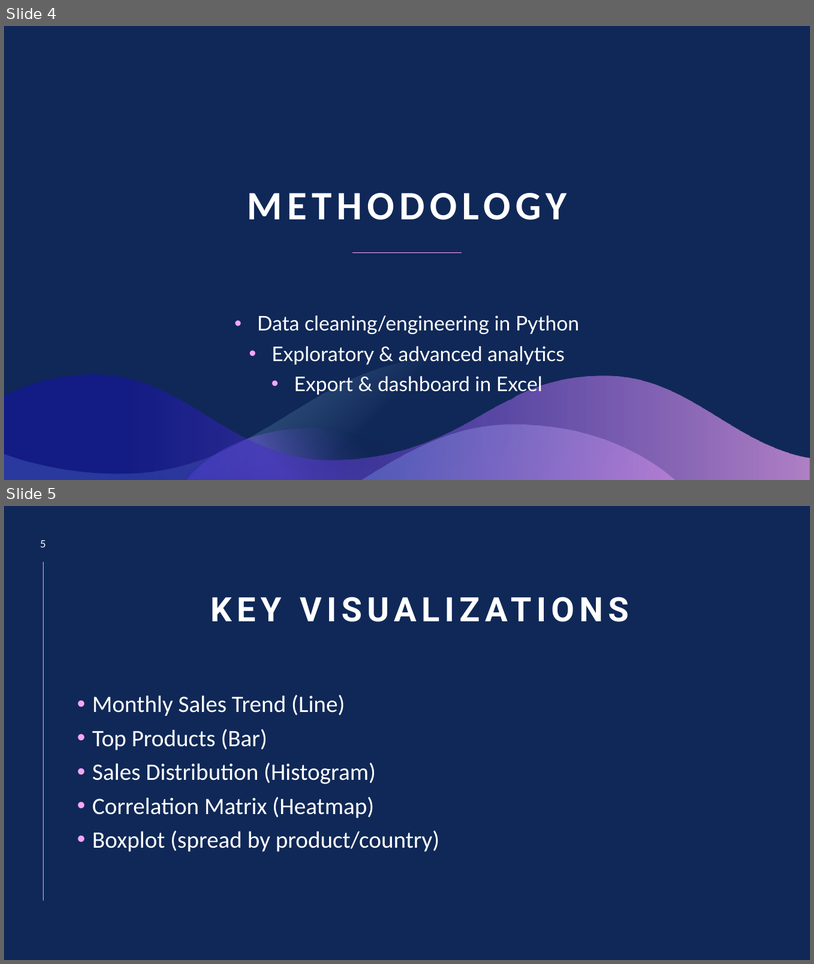
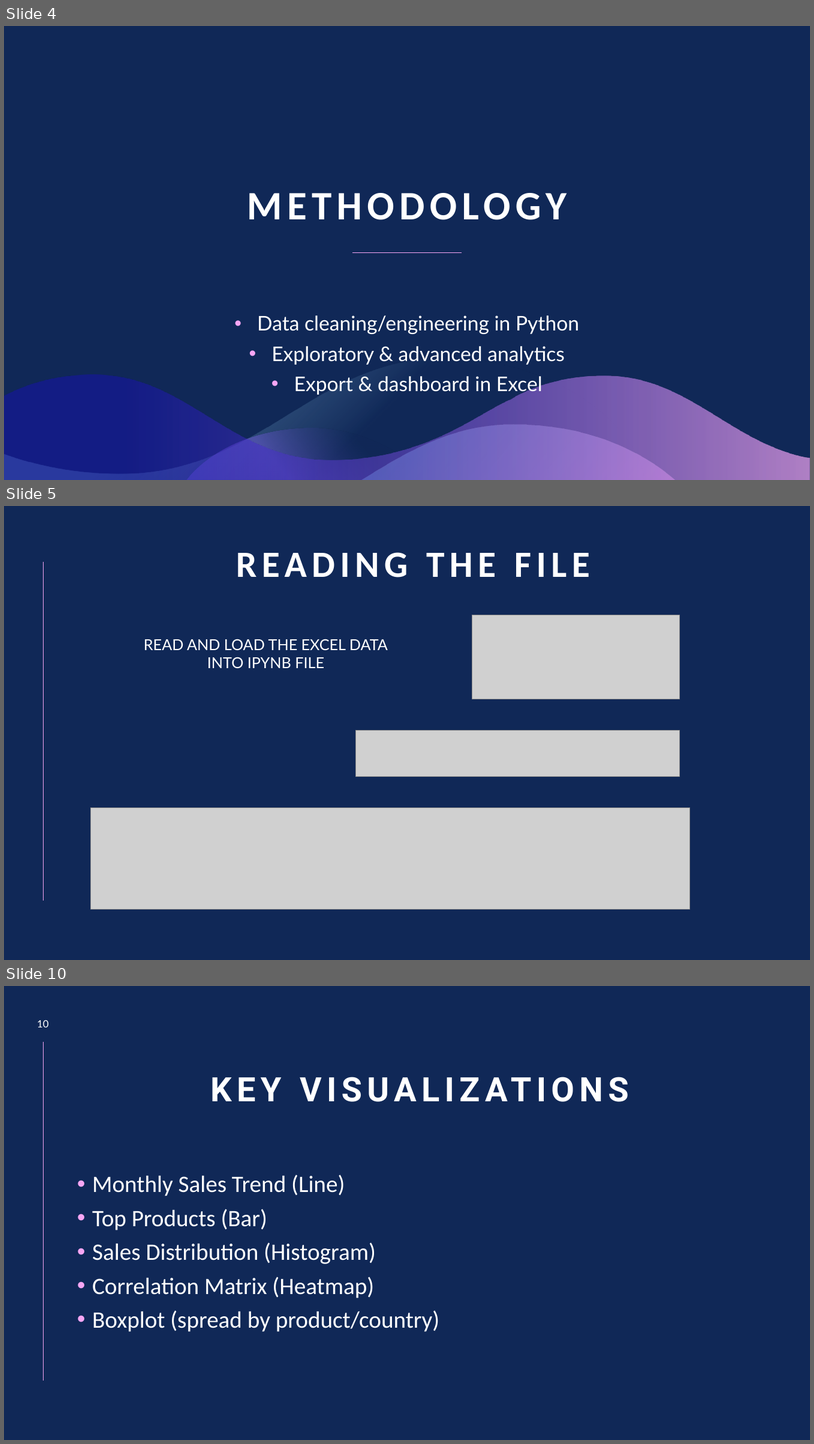
Before and after one commit to TeachFeastKunal/KunalYadav-Ecommerce_Data_Analysis, a slide deck: Ecommerce_Analysis_Project_IBM/Documentations/E-Commerce Sales Performance Analysis and Visualization using Python.pptx. Shown one above the other, each under a label of ours: slides 4 and 5 before the commit, slides 4, 5 and 10 after it; the slides between them are not shown. The pictures are 814x964 and 814x1444 pixels, drawn with LibreOffice and Linux fonts; fonts in the diff are those of the drawing; grey boxes stand for pictures. Boxes give left, top, right and bottom in pixels: in the first picture for what was removed or moved away, otherwise in the second. Text is boxed around its words. In the diff, an @@ line names an element or a change of style, - is before the commit and + after.

```diff
--- a/Ecommerce_Analysis_Project_IBM/Documentations/E-Commerce Sales Performance Analysis and Visualization using Python.pptx
+++ b/Ecommerce_Analysis_Project_IBM/Documentations/E-Commerce Sales Performance Analysis and Visualization using Python.pptx
@@ slide 5 added at (x1=4, y1=506, x2=810, y2=960), background #102857; not listed: 1 template element that a slide beside it also shows @@
@@ title added at (x1=236, y1=552, x2=590, y2=577), 44 pt, text #FFFFFF, bold @@
+READING THE FILE
@@ picture added at (x1=472, y1=615, x2=680, y2=699) @@
@@ text added at (x1=144, y1=639, x2=388, y2=668), 18 pt, text #FFFFFF @@
+READ AND LOAD THE EXCEL DATA
+INTO IPYNB FILE
@@ picture added at (x1=356, y1=730, x2=680, y2=777) @@
@@ picture added at (x1=91, y1=807, x2=690, y2=909) @@
@@ what was slide 5 is now slide 10 @@
@@ page number at (x1=37, y1=1020, x2=48, y2=1027): text changed @@
-5
+10
```
Also in this commit, not shown: 4 other slides added, 2 other files.
